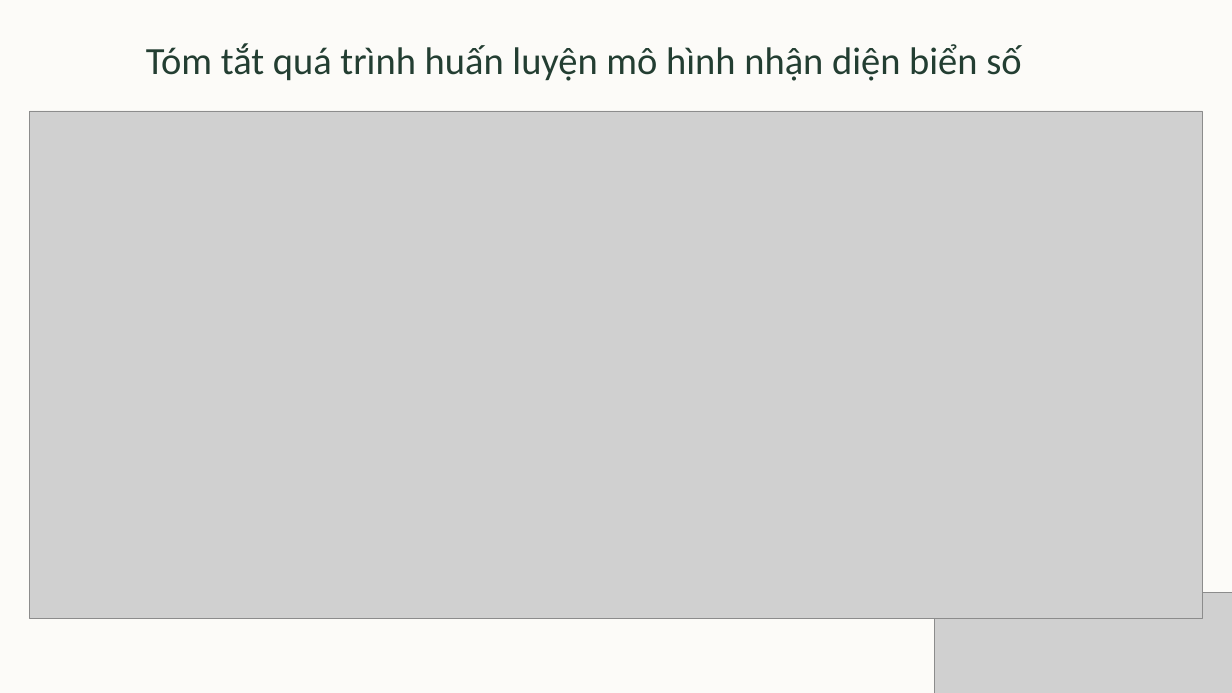
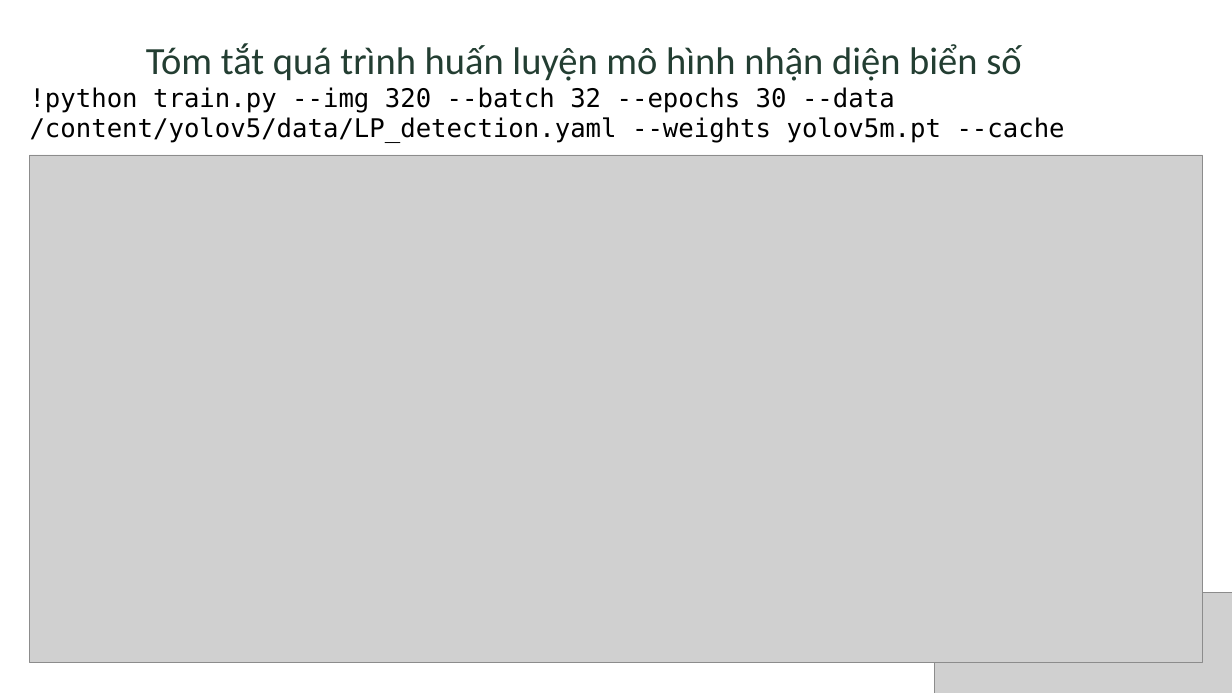
Before and after one commit to MinhTris21/ESP32CAM-FLASK, a slide deck: slide 9 of 21200363 - Nguyễn Minh Trí - THUYẾT TRÌNH.pptx (slide 6 before the commit). Drawn at 1232x693 pixels with LibreOffice and Linux fonts; fonts in the diff are those of the drawing; grey boxes stand for pictures. Boxes give left, top, right and bottom in pixels: in the first picture for what was removed or moved away, otherwise in the second. Text is boxed around its words. In the diff, an @@ line names an element or a change of style, - is before the commit and + after.

```diff
--- a/21200363 - Nguyễn Minh Trí - THUYẾT TRÌNH.pptx
+++ b/21200363 - Nguyễn Minh Trí - THUYẾT TRÌNH.pptx
@@ rectangle removed at [0, 0, 1232, 693] @@
@@ text added at [30, 87, 1065, 143], 24 pt, text #000000 @@
+!python train.py --img 320 --batch 32 --epochs 30 --data /content/yolov5/data/LP_detection.yaml --weights yolov5m.pt --cache
@@ picture: place and size @@
-picture at [29, 111, 1202, 618]
+picture at [29, 155, 1202, 662]
```
Also in this commit, not shown: 8 other slides changed, 5 slides added, 3 slides removed.
